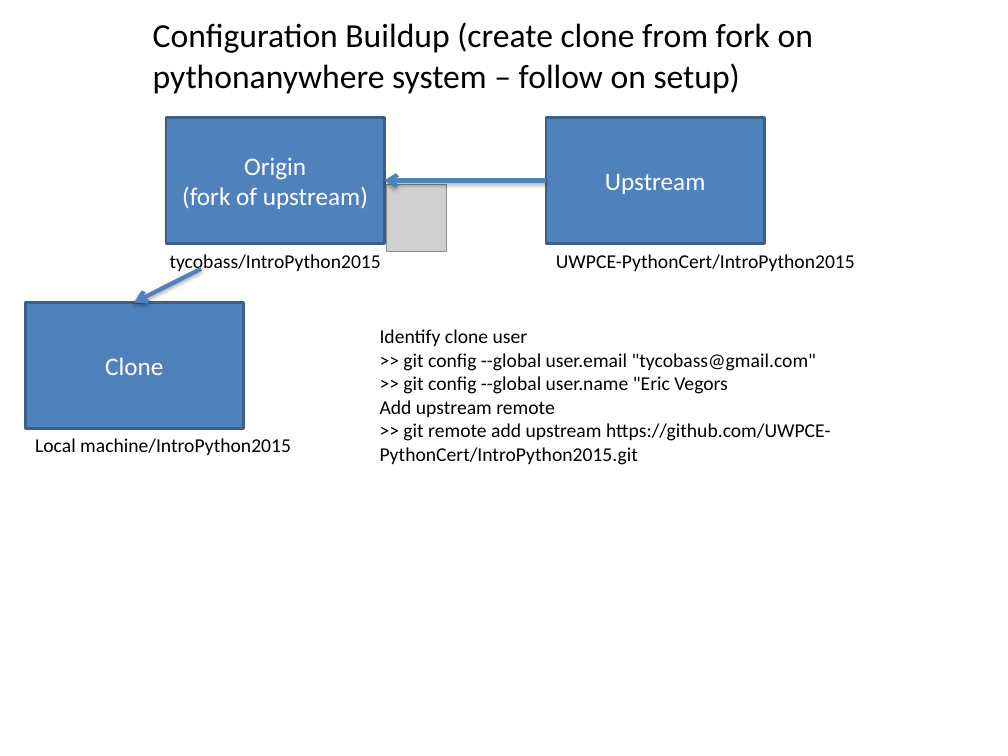
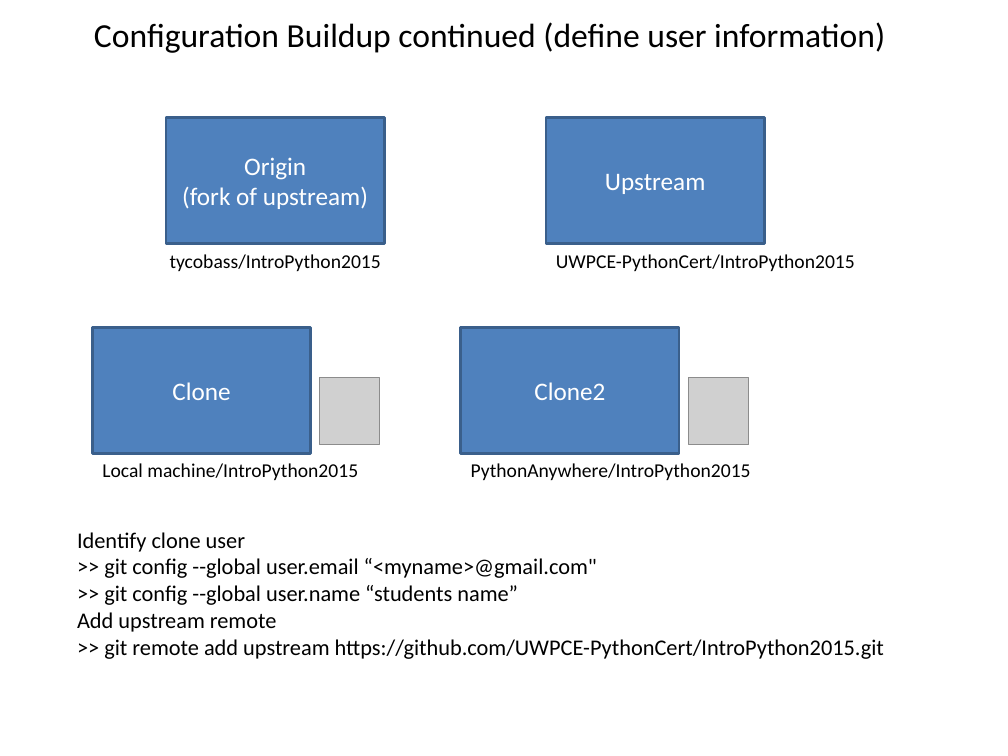
Before and after one commit to UWPCE-PythonCert/IntroToPython-2014, a slide deck: slide 5 of students/eric_v/debris/Using_git.pptx (slide 4 before the commit). Drawn at 1008x756 pixels with LibreOffice and Linux fonts; fonts in the diff are those of the drawing; grey boxes stand for pictures. Boxes give left, top, right and bottom in pixels: in the first picture for what was removed or moved away, otherwise in the second. Text is boxed around its words. In the diff, an @@ line names an element or a change of style, - is before the commit and + after.

```diff
--- a/students/eric_v/debris/Using_git.pptx
+++ b/students/eric_v/debris/Using_git.pptx
@@ text at [94, 22, 885, 53]: text changed @@
-Configuration Buildup (create clone from fork on
-pythonanywhere system – follow on setup)
+Configuration Buildup continued (define user information)
@@ arrow removed from (546, 180) to (384, 180) @@
@@ arrow removed from (201, 269) to (134, 302) @@
@@ rectangle "Clone": place and size @@
-rectangle "Clone" at [25, 302, 244, 428]
+rectangle "Clone" at [93, 328, 311, 454]
@@ rectangle added at [461, 328, 679, 454], fill #4F81BD, outline #3A5F8C 2 pt, 18 pt, text #FFFFFF @@
+Clone2
@@ picture: place and size @@
-picture at [386, 184, 447, 252]
+picture at [320, 378, 380, 446]
@@ picture added at [688, 378, 749, 446] @@
@@ text "Local machine/IntroPython2015": place and size @@
-text "Local machine/IntroPython2015" at [35, 438, 291, 455]
+text "Local machine/IntroPython2015" at [102, 463, 358, 480]
@@ text added at [471, 463, 751, 480], 14 pt, text #000000 @@
+PythonAnywhere/IntroPython2015
@@ text "Identify clone user": place and size @@
-text "Identify clone user" at [380, 329, 831, 465]
+text "Identify clone user" at [77, 532, 884, 659]
@@ text at [77, 532, 884, 659]: size 14 to 16 pt in "Identify clone user", "Add upstream remote", ">> git remote add upstream https://github.com/UWPCE-PythonCe ..." @@
@@ text at [104, 558, 597, 605]: text changed; size 14 to 16 pt @@
->> git config --global user.email "tycobass@gmail.com"
->> git config --global user.name "Eric Vegors
+>> git config --global user.email “<myname>@gmail.com"
+>> git config --global user.name “students name”
```
Also in this commit, not shown: 6 other slides changed, 3 slides added.
